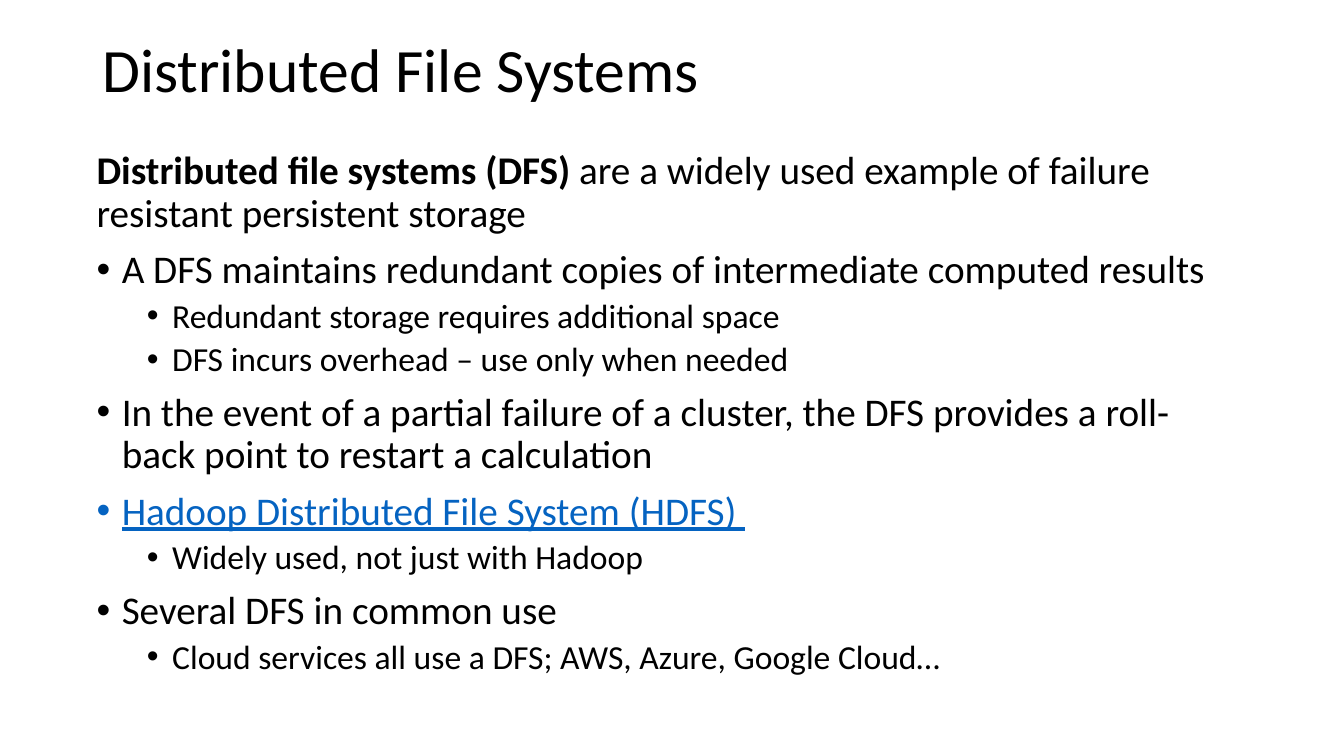
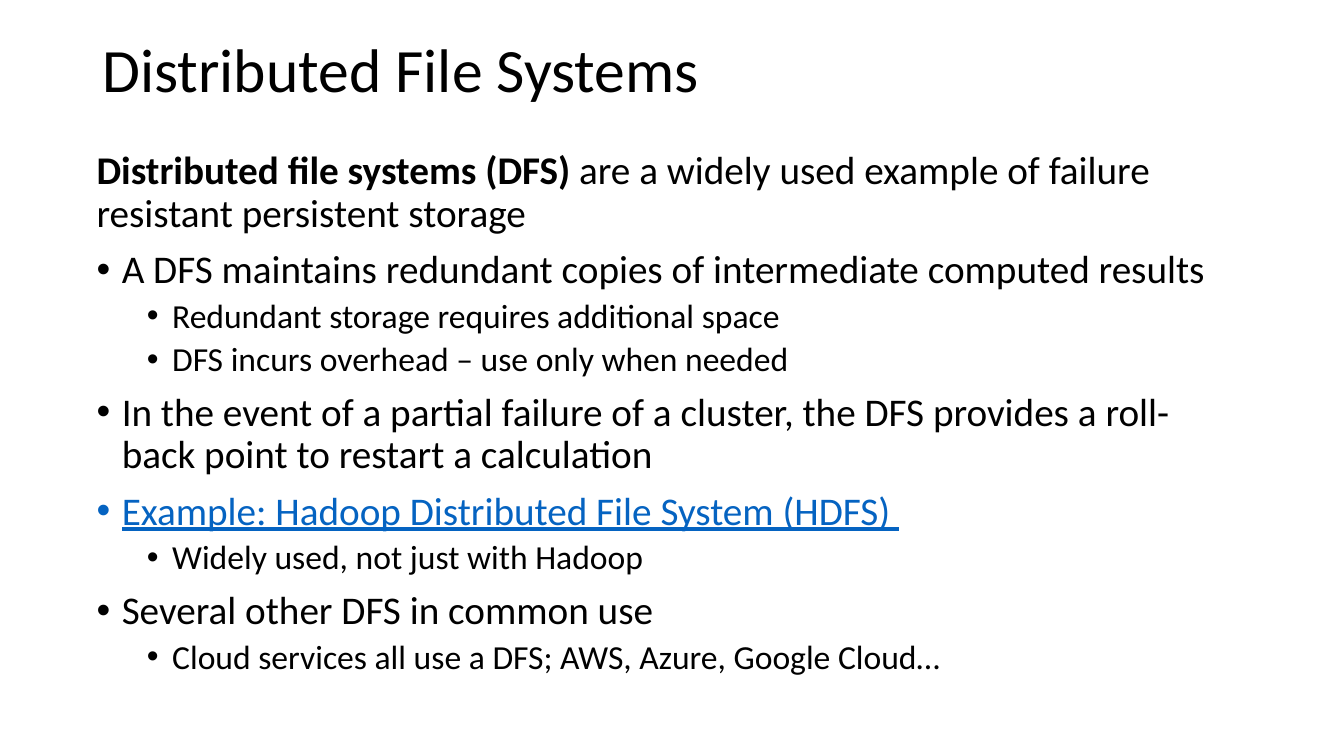
Before and after one commit to StephenElston/CSCI-E-108, a slide deck: slide 16 of slides/2_BigDataComputing.pptx. Drawn at 1344x756 pixels with LibreOffice and Linux fonts; fonts in the diff are those of the drawing. Boxes give left, top, right and bottom in pixels: in the first picture for what was removed or moved away, otherwise in the second. Text is boxed around its words. In the diff, an @@ line names an element or a change of style, - is before the commit and + after.

```diff
--- a/slides/2_BigDataComputing.pptx
+++ b/slides/2_BigDataComputing.pptx
@@ text at [122, 496, 891, 532]: text changed @@
-• Hadoop Distributed File System (HDFS)
+• Example: Hadoop Distributed File System (HDFS)
@@ text at [122, 596, 653, 625]: text changed @@
-• Several DFS in common use
+• Several other DFS in common use
```
Also in this commit, not shown: 4 other slides changed, 1 other file.
